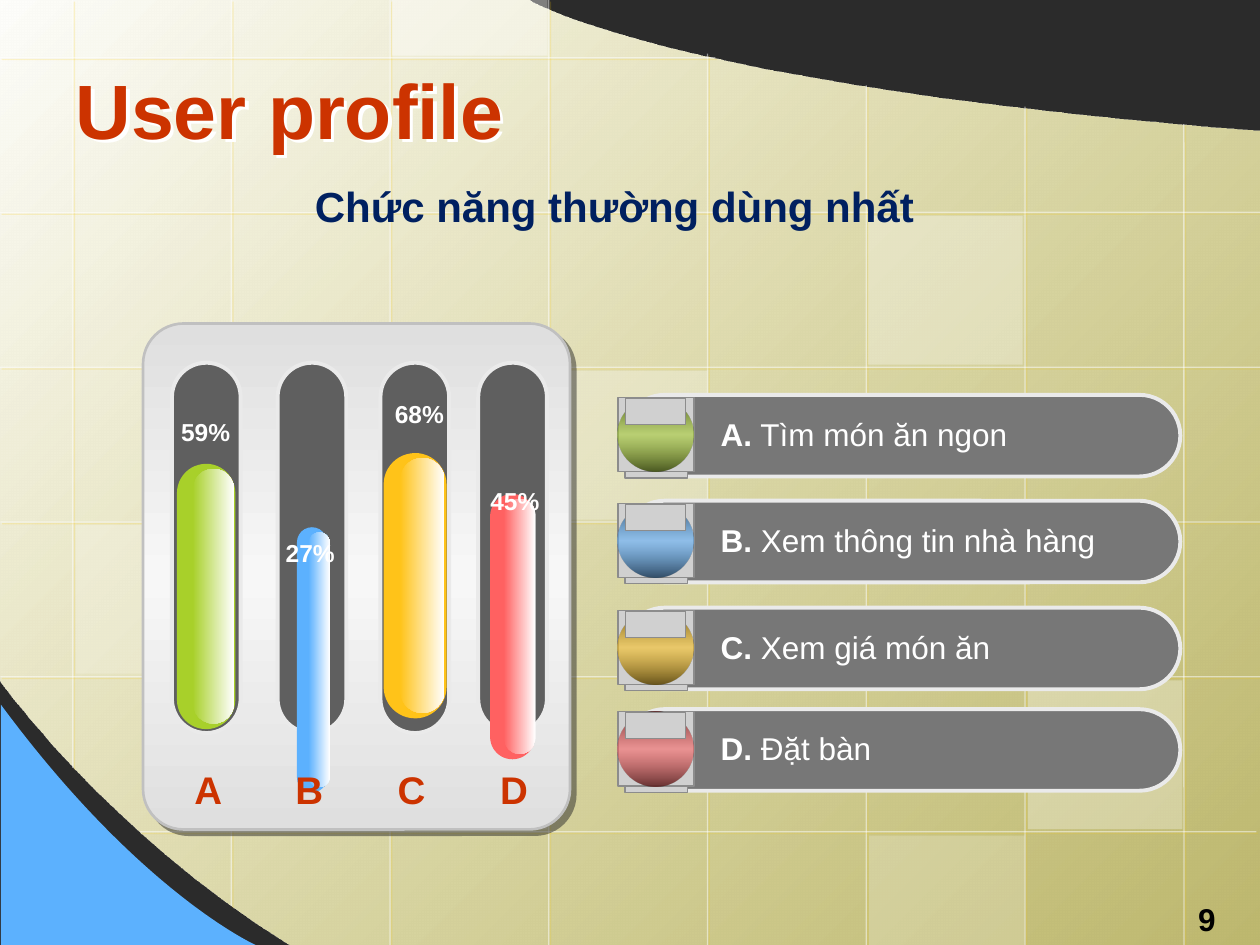
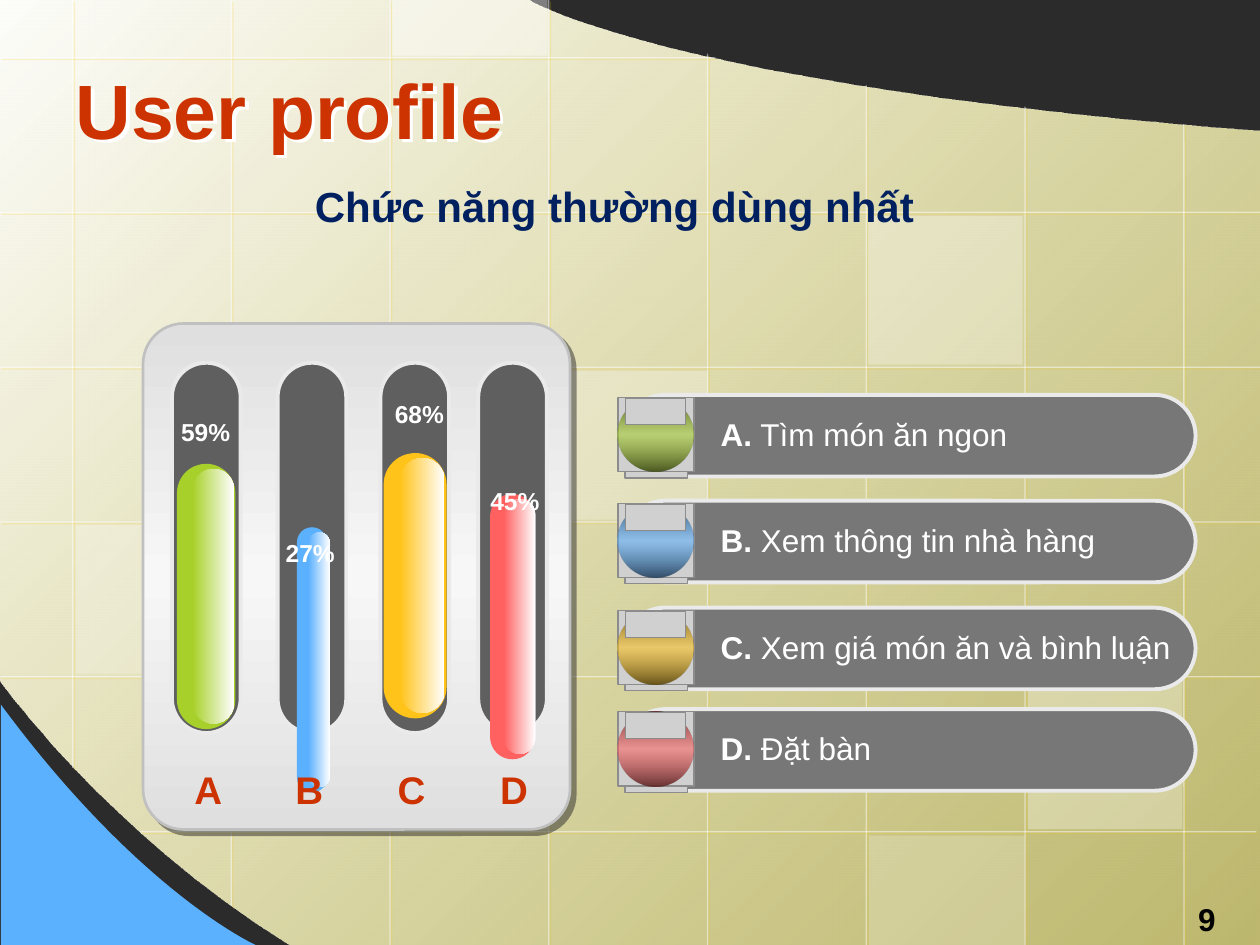
Before and after one commit to wycon/tkgd2008, a slide deck: slide 9 of PA4/4. Slide/WARM.pptx. Drawn at 1260x945 pixels with LibreOffice and Linux fonts; fonts in the diff are those of the drawing; grey boxes stand for pictures; background and template pictures are left out; a plain dark background stands for a picture behind light text. Boxes give left, top, right and bottom in pixels: in the first picture for what was removed or moved away, otherwise in the second. Text is boxed around its words. In the diff, an @@ line names an element or a change of style, - is before the commit and + after.

```diff
--- a/PA4/4. Slide/WARM.pptx
+++ b/PA4/4. Slide/WARM.pptx
@@ rounded rectangle resized from (x1=624, y1=394, x2=1181, y2=476) to (x1=624, y1=394, x2=1196, y2=476) @@
@@ rounded rectangle resized from (x1=624, y1=500, x2=1181, y2=582) to (x1=624, y1=500, x2=1196, y2=582) @@
@@ rounded rectangle resized from (x1=624, y1=607, x2=1181, y2=689) to (x1=624, y1=607, x2=1196, y2=689) @@
@@ text at (x1=721, y1=636, x2=1171, y2=665): text changed @@
-C. Xem giá món ăn
+C. Xem giá món ăn và bình luận
@@ rounded rectangle resized from (x1=624, y1=709, x2=1181, y2=791) to (x1=624, y1=709, x2=1196, y2=791) @@
```
Also in this commit, not shown: 4 other slides changed, 1 other file.
